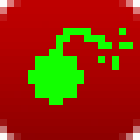
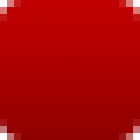
Layer changes from the first 140 × 140 image to the second:
showed group "Numbers" (9 layers) over [35,28,105,105]
hid "Layer 1" over [28,28,133,105]
